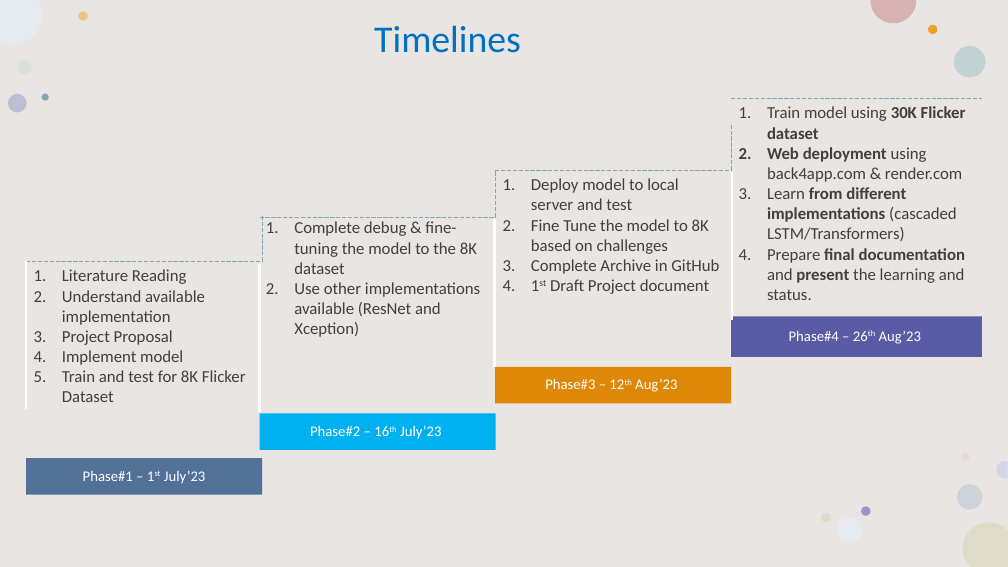
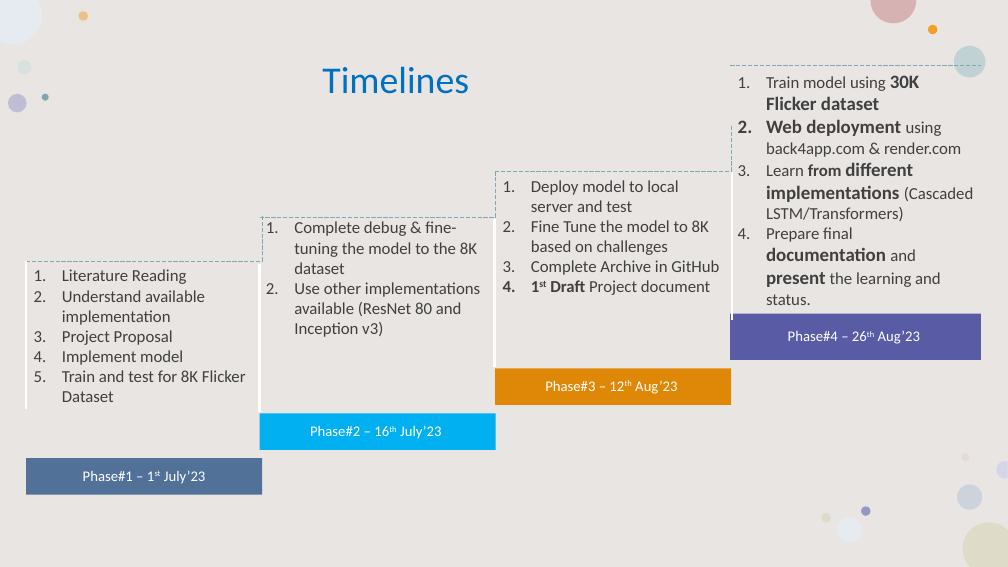
Before and after one commit to B20G15/b20g15_automatic_image_captioning, a slide deck: slide 9 of Docs/AutomaticImageCaptioning_Phase_2_Review_Grp15_B20_12Aug2023.pptx. Drawn at 1008x567 pixels with LibreOffice and Linux fonts; fonts in the diff are those of the drawing. Boxes give left, top, right and bottom in pixels: in the first picture for what was removed or moved away, otherwise in the second. Text is boxed around its words. In the diff, an @@ line names an element or a change of style, - is before the commit and + after.

Commit message:
Uploading the slides with better presention format

```diff
--- a/Docs/AutomaticImageCaptioning_Phase_2_Review_Grp15_B20_12Aug2023.pptx
+++ b/Docs/AutomaticImageCaptioning_Phase_2_Review_Grp15_B20_12Aug2023.pptx
@@ title "Timelines": place and size @@
-title "Timelines" at box(374, 25, 521, 53)
+title "Timelines" at box(322, 66, 469, 94)
@@ text "Train model using 30K Flicker ...": place and size @@
-text "Train model using 30K Flicker ..." at box(767, 106, 966, 300)
+text "Train model using 30K Flicker ..." at box(766, 96, 973, 305)
@@ line moved from (731, 98) - (982, 98) to (730, 66) - (982, 66) @@
@@ text at box(766, 96, 961, 305): size 16 to 18 pt in "30K Flicker dataset", "Web deployment", "documentation present"; bold off in "final" @@
@@ text at box(766, 162, 973, 221): text changed @@
-3. Learn from different implementations (cascaded LSTM/Transformers)
+3. Learn from different implementations (Cascaded LSTM/Transformers)
@@ text at box(294, 282, 480, 337): text changed @@
-2. Use other implementations available (ResNet and Xception)
+2. Use other implementations available (ResNet 80 and Inception v3)
@@ text at box(550, 280, 710, 295): bold on in "1st Draft" @@
@@ freeform shape "Phase#4 – 26th Aug’23" at box(730, 314, 982, 360): outline redrawn @@
@@ freeform shape "Phase#3 – 12th Aug’23" at box(495, 368, 731, 405): outline redrawn @@
```
Also in this commit, not shown: 6 other slides changed.
